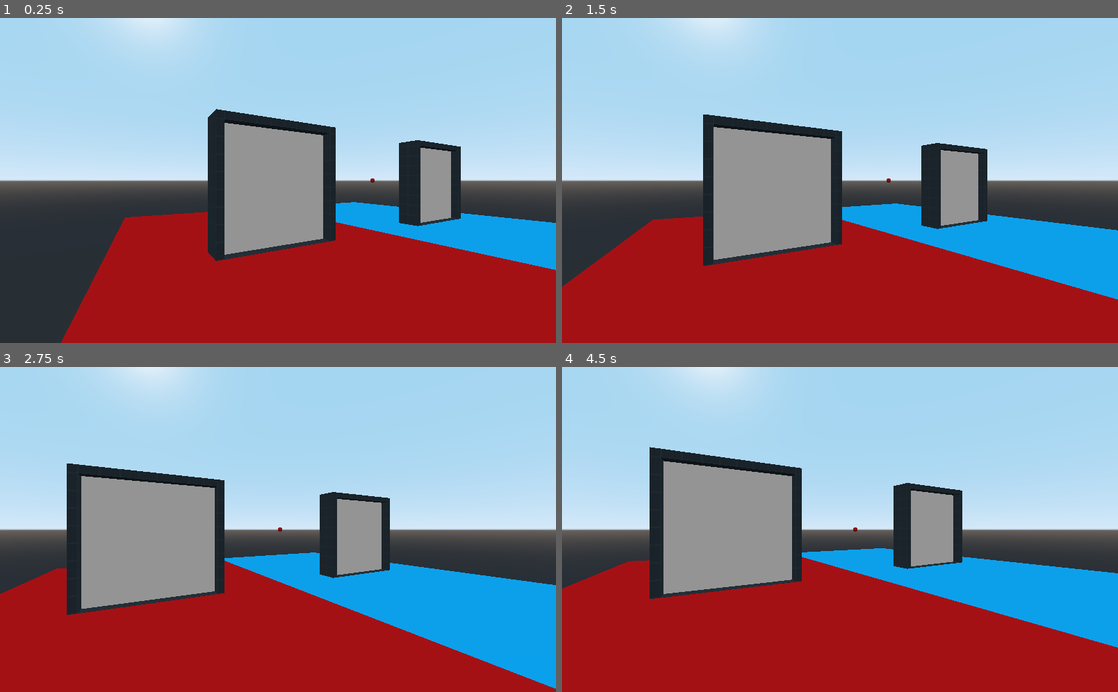
Above: before the commit, frames 1-4 (two rows, left to right).
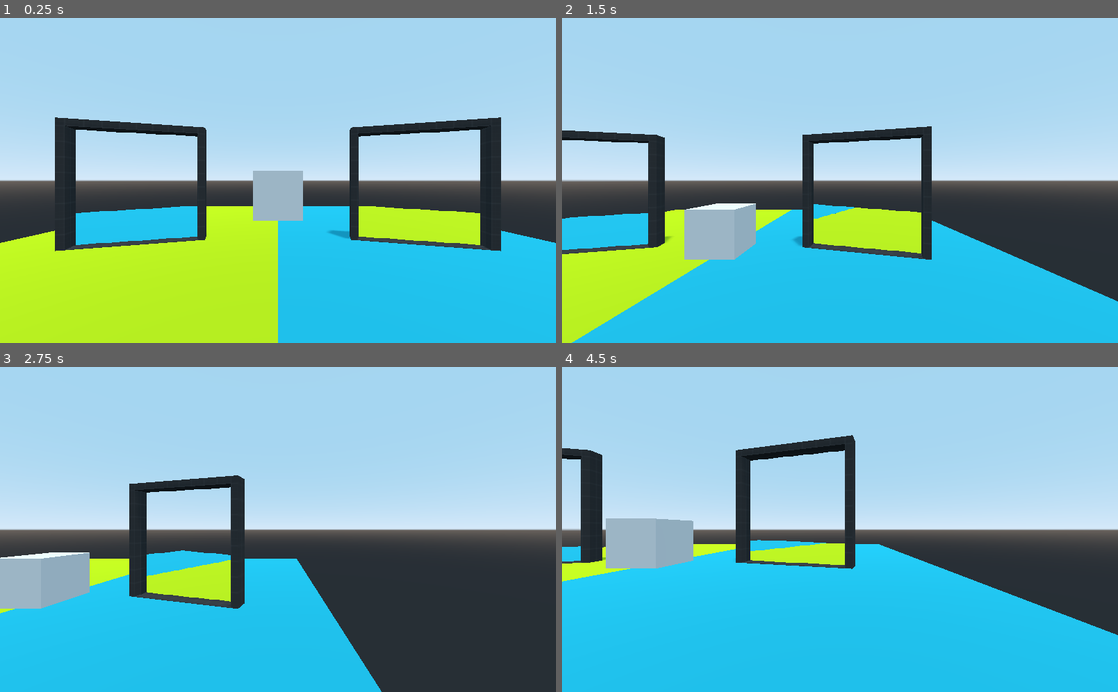
Above: after the commit, the same moments.

Repository: Boyquotes/Godot-Portals
Game: Godot game, scene res://Root.tscn
Two runs of this game, one before a commit and one after it. Both use one fixed random seed, a clock stepped at 60 frames per second and the inputs below.
Inputs (mouse positions are in pixels of both pictures, inside the frame that each line leads up to):
- Up to frame 1 (0.25 s): no input
- Up to frame 2 (1.5 s): move the mouse to (962, 164) at 0.52 s; hold D 0.53-1.25 s; hold Shift 0.53-1.25 s; tap E (Pickup, bound only after the commit) at 0.6 s; click (962, 164) at 0.67 s; tap Space at 0.77 s; drag from (728, 196) to (812, 245) at 1.27 s
- Up to frame 3 (2.75 s): tap Enter at 2 s; move the mouse to (333, 458) at 2.02 s; hold D from 2.03 s (still down); hold Shift from 2.03 s (still down); tap E (Pickup, bound only after the commit) at 2.1 s
- Up to frame 4 (4.5 s): release D at 2.75 s; release Shift at 2.75 s; drag from (812, 594) to (673, 480) at 2.77 s; tap Space at 3.5, 3.77 s; move the mouse to (1006, 578) at 3.52 s; hold A 3.53-4.25 s; hold C 3.53-4.25 s; tap Shift at 3.8 s; drag from (673, 480) to (756, 448) at 4.27 s

The runs differ from the first frame. In frame 1, 53% of the frame differs, in the area x 0-100%, y 0-100%; in frame 2, 50%; in frame 3, 51%; in frame 4, 57%.

Commit message:
Correct rendering
Started to implement actually travelling through portal

Diff:
--- a/Root.tscn
+++ b/Root.tscn
@@ -1,14 +1,17 @@
-[gd_scene load_steps=14 format=2]
-
-[ext_resource path="res://portal.gd" type="Script" id=1]
-[ext_resource path="res://test.tres" type="Material" id=2]
-[ext_resource path="res://test_b.tres" type="Material" id=3]
-[ext_resource path="res://portal.shader" type="Shader" id=4]
-[ext_resource path="res://freecam.gd" type="Script" id=5]
-[ext_resource path="res://test_a.tres" type="Material" id=6]
-
-[sub_resource type="CubeMesh" id=1]
-size = Vector3( 4, 4, 0.2 )
+[gd_scene load_steps=25 format=2]
+
+[ext_resource path="res://scripts/portal.gd" type="Script" id=1]
+[ext_resource path="res://materials/test.tres" type="Material" id=2]
+[ext_resource path="res://materials/test_b.tres" type="Material" id=3]
+[ext_resource path="res://shaders/portal.shader" type="Shader" id=4]
+[ext_resource path="res://scripts/freecam.gd" type="Script" id=5]
+[ext_resource path="res://materials/test_a.tres" type="Material" id=6]
+[ext_resource path="res://scripts/pickup.gd" type="Script" id=7]
+[ext_resource path="res://shaders/slice.shader" type="Shader" id=8]
+[ext_resource path="res://scripts/portal_traveller.gd" type="Script" id=9]
+
+[sub_resource type="QuadMesh" id=1]
+size = Vector2( 4, 4 )
 
 [sub_resource type="ViewportTexture" id=2]
 
@@ -16,51 +19,101 @@
 shader = ExtResource( 4 )
 shader_param/view_texture = SubResource( 2 )
 
-[sub_resource type="SphereMesh" id=4]
-radius = 0.2
-height = 0.4
-
-[sub_resource type="SpatialMaterial" id=5]
-albedo_color = Color( 1, 0, 0, 1 )
-
-[sub_resource type="ViewportTexture" id=6]
-
-[sub_resource type="ShaderMaterial" id=7]
+[sub_resource type="BoxShape" id=11]
+extents = Vector3( 2, 2, 4 )
+
+[sub_resource type="CubeMesh" id=10]
+size = Vector3( 4, 4, 0.1 )
+
+[sub_resource type="ViewportTexture" id=5]
+
+[sub_resource type="ShaderMaterial" id=6]
 shader = ExtResource( 4 )
-shader_param/view_texture = SubResource( 6 )
+shader_param/view_texture = SubResource( 5 )
+
+[sub_resource type="BoxShape" id=7]
+extents = Vector3( 0.8, 0.8, 0.8 )
+
+[sub_resource type="CubeMesh" id=8]
+size = Vector3( 1.6, 1.6, 1.6 )
+
+[sub_resource type="ShaderMaterial" id=9]
+shader = ExtResource( 8 )
+shader_param/enabled = false
+shader_param/slice_normal = Vector3( 0, 0, 0 )
+shader_param/slice_centre = Vector3( 0, 0, 0 )
+shader_param/color = Color( 1, 0.537255, 0, 1 )
+
+[sub_resource type="PlaneShape" id=12]
+plane = Plane( -1, 0, 0, 0 )
+
+[sub_resource type="PlaneShape" id=13]
+plane = Plane( 1, 0, 0, 0 )
+
+[sub_resource type="PlaneShape" id=14]
+plane = Plane( 0, 0, 1, 0 )
+
+[sub_resource type="PlaneShape" id=15]
+plane = Plane( 0, 0, -1, 0 )
+
+[sub_resource type="PlaneShape" id=16]
+plane = Plane( 0, -1, 0, 0 )
 
 [node name="Root" type="Spatial"]
 
+[node name="PlayerCamera" type="Camera" parent="."]
+transform = Transform( -1, 0, -8.74228e-08, 0, 1, 0, 8.74228e-08, 0, -1, 0, 0.25, -7 )
+current = true
+fov = 80.0
+size = 0.2
+near = 0.25
+script = ExtResource( 5 )
+
+[node name="RayCast" type="RayCast" parent="PlayerCamera"]
+enabled = true
+cast_to = Vector3( 0, 0, -3 )
+script = ExtResource( 7 )
+
+[node name="DirectionalLight" type="DirectionalLight" parent="."]
+transform = Transform( -0.866025, 0.482963, -0.12941, 0, 0.258819, 0.965926, 0.5, 0.836516, -0.224144, 0, 5, 0 )
+light_energy = 0.5
+shadow_enabled = true
+directional_shadow_mode = 0
+directional_shadow_depth_range = 1
+
 [node name="PortalA" type="MeshInstance" parent="."]
-transform = Transform( 1, 0, 0, 0, 1, 0, 0, 0, 1, -5, 0.01, 0 )
+transform = Transform( 0.965926, 0, -0.258819, 0, 1, 0, 0.258819, 0, 0.965926, -5, 0.01, 0 )
 layers = 262144
 mesh = SubResource( 1 )
 material/0 = SubResource( 3 )
 script = ExtResource( 1 )
 oppositePortalPath = NodePath("../PortalB")
-cameraMaster = true
-
-[node name="CameraHolder" type="MeshInstance" parent="PortalA"]
-transform = Transform( 0.866025, 0, -0.5, 0, 1, 0, 0.5, 0, 0.866025, -4, 0.25, 7 )
-mesh = SubResource( 4 )
-material/0 = SubResource( 5 )
-script = ExtResource( 5 )
-
-[node name="Camera" type="Camera" parent="PortalA/CameraHolder"]
+playerCameraPath = NodePath("../PlayerCamera")
 
 [node name="Viewport" type="Viewport" parent="PortalA"]
-size = Vector2( 1404, 645 )
+process_priority = 1
+size = Vector2( 1404, 859 )
 keep_3d_linear = true
+render_target_update_mode = 3
 
 [node name="Camera" type="Camera" parent="PortalA/Viewport"]
-transform = Transform( 0.866025, 0, -0.5, 0, 1, 0, 0.5, 0, 0.866025, -9, 0.26, 7 )
+transform = Transform( 0.965926, 0, -0.258819, 0, 1, 0, 0.258819, 0, 0.965926, -5, 0.01, 0 )
 cull_mask = 786431
 current = true
+fov = 80.0
+size = 4.0
+
+[node name="TravelArea" type="Area" parent="PortalA"]
+transform = Transform( 1, 0, 0, 0, 1, 0, 0, 0, 1, 0, 0, 0 )
+
+[node name="CollisionShape" type="CollisionShape" parent="PortalA/TravelArea"]
+shape = SubResource( 11 )
 
 [node name="Frame" type="CSGBox" parent="PortalA"]
+use_collision = true
 width = 4.5
 height = 4.5
-depth = 1.0
+depth = 0.5
 material = ExtResource( 2 )
 
 [node name="CSGCombiner" type="CSGCombiner" parent="PortalA/Frame"]
@@ -73,31 +126,36 @@
 material = ExtResource( 2 )
 
 [node name="PortalB" type="MeshInstance" parent="."]
-transform = Transform( 1, 0, 0, 0, 1, 0, 0, 0, 1, 5, 0.01, 0 )
+transform = Transform( 0.965926, 0, 0.258819, 0, 1, 0, -0.258819, 0, 0.965926, 5, 0.01, 0 )
 layers = 524288
-mesh = SubResource( 1 )
-material/0 = SubResource( 7 )
+mesh = SubResource( 10 )
+material/0 = SubResource( 6 )
 script = ExtResource( 1 )
 oppositePortalPath = NodePath("../PortalA")
-
-[node name="CameraHolder" type="MeshInstance" parent="PortalB"]
-transform = Transform( -0.866025, 0, 0.5, 0, 1, 0, -0.5, 0, -0.866025, 4, 0.25, -7 )
-mesh = SubResource( 4 )
-material/0 = SubResource( 5 )
+playerCameraPath = NodePath("../PlayerCamera")
 
 [node name="Viewport" type="Viewport" parent="PortalB"]
-size = Vector2( 1404, 645 )
+size = Vector2( 1404, 859 )
 keep_3d_linear = true
+render_target_update_mode = 3
 
 [node name="Camera" type="Camera" parent="PortalB/Viewport"]
-transform = Transform( -0.866025, 0, 0.5, 0, 1, 0, -0.5, 0, -0.866025, 9, 0.26, -7 )
+transform = Transform( -0.965926, 0, -0.258819, 0, 1, 0, 0.258819, 0, -0.965926, 5, 0.01, 0 )
 cull_mask = 524287
 current = true
+fov = 80.0
+
+[node name="TravelArea" type="Area" parent="PortalB"]
+transform = Transform( 1, 0, -1.49012e-08, 0, 1, 0, 1.49012e-08, 0, 1, 0, 0, 0 )
+
+[node name="CollisionShape" type="CollisionShape" parent="PortalB/TravelArea"]
+shape = SubResource( 11 )
 
 [node name="Frame" type="CSGBox" parent="PortalB"]
+use_collision = true
 width = 4.5
 height = 4.5
-depth = 1.0
+depth = 0.5
 material = ExtResource( 2 )
 
 [node name="CSGCombiner" type="CSGCombiner" parent="PortalB/Frame"]
@@ -109,14 +167,52 @@
 depth = 1.0
 material = ExtResource( 2 )
 
-[node name="CSGBox" type="CSGBox" parent="."]
+[node name="Box" type="RigidBody" parent="."]
+linear_damp = 0.2
+angular_damp = 1.0
+script = ExtResource( 9 )
+PortalAPath = NodePath("../PortalA")
+PortalBPath = NodePath("../PortalB")
+
+[node name="CollisionShape" type="CollisionShape" parent="Box"]
+shape = SubResource( 7 )
+
+[node name="MeshInstance" type="MeshInstance" parent="Box"]
+mesh = SubResource( 8 )
+material/0 = SubResource( 9 )
+
+[node name="FloorA" type="CSGBox" parent="."]
 transform = Transform( 1, 0, 0, 0, 1, 0, 0, 0, 1, -5, -3, 0 )
+use_collision = true
 width = 10.0
 depth = 20.0
 material = ExtResource( 6 )
 
-[node name="CSGBox2" type="CSGBox" parent="."]
+[node name="FloorB" type="CSGBox" parent="."]
 transform = Transform( 1, 0, 0, 0, 1, 0, 0, 0, 1, 5, -3, 0 )
+use_collision = true
 width = 10.0
 depth = 20.0
 material = ExtResource( 3 )
+
+[node name="Boundary" type="StaticBody" parent="."]
+
+[node name="CollisionShape" type="CollisionShape" parent="Boundary"]
+transform = Transform( 1, 0, 0, 0, 1, 0, 0, 0, 1, 10, 4, 0 )
+shape = SubResource( 12 )
+
+[node name="CollisionShape2" type="CollisionShape" parent="Boundary"]
+transform = Transform( 1, 0, 0, 0, 1, 0, 0, 0, 1, -10, 4, 0 )
+shape = SubResource( 13 )
+
+[node name="CollisionShape3" type="CollisionShape" parent="Boundary"]
+transform = Transform( 1, 0, 0, 0, 1, 0, 0, 0, 1, 0, 4, -10 )
+shape = SubResource( 14 )
+
+[node name="CollisionShape4" type="CollisionShape" parent="Boundary"]
+transform = Transform( 1, 0, 0, 0, 1, 0, 0, 0, 1, 0, 4, 10 )
+shape = SubResource( 15 )
+
+[node name="CollisionShape5" type="CollisionShape" parent="Boundary"]
+transform = Transform( 1, 0, 0, 0, 1, 0, 0, 0, 1, 0, 10, 0 )
+shape = SubResource( 16 )
--- a/test.tres
+++ b/materials/test.tres
@@ -1,6 +1,6 @@
 [gd_resource type="SpatialMaterial" load_steps=2 format=2]
 
-[ext_resource path="res://texture_01.png" type="Texture" id=1]
+[ext_resource path="res://textures/texture_01.png" type="Texture" id=1]
 
 [resource]
 albedo_texture = ExtResource( 1 )
--- a/test_b.tres
+++ b/materials/test_a.tres
@@ -1,5 +1,5 @@
 [gd_resource type="SpatialMaterial" format=2]
 
 [resource]
-albedo_color = Color( 0, 0.764706, 1, 1 )
+albedo_color = Color( 0.0941176, 0.709804, 0.811765, 1 )
 uv1_triplanar = true
--- a/test_a.tres
+++ b/materials/test_b.tres
@@ -1,5 +1,5 @@
 [gd_resource type="SpatialMaterial" format=2]
 
 [resource]
-albedo_color = Color( 1, 0, 0, 1 )
+albedo_color = Color( 0.760784, 0.882353, 0.0509804, 1 )
 uv1_triplanar = true
--- a/portal.gd
+++ /dev/null
@@ -1,25 +0,0 @@
-tool
-extends MeshInstance
-
-export(NodePath) var oppositePortalPath
-onready var oppositePortal = get_node(oppositePortalPath)
-
-export(bool) var cameraMaster = false
-
-func _ready():
-	self.get_surface_material(0).set_shader_param("view_texture", oppositePortal.get_node("Viewport").get_texture())
-	#self.get_surface_material(0).set_shader_param("view_texture", self.get_node("Viewport").get_texture())
-	return
-
-func _process(delta):
-	self.get_node("Viewport").size = get_viewport().size
-
-	if !cameraMaster:
-		var trans: Transform = oppositePortal.global_transform.inverse() * oppositePortal.get_node("CameraHolder").global_transform
-		var up := Vector3(0, 1, 0)
-		trans = trans.rotated(up, PI)
-		self.get_node("CameraHolder").global_transform = self.global_transform * trans
-
-	self.get_node("Viewport/Camera").global_transform = self.get_node("CameraHolder").global_transform
-
-	return
--- a/project.godot
+++ b/project.godot
@@ -14,6 +14,14 @@
 run/main_scene="res://Root.tscn"
 config/icon="res://icon.png"
 
+[input]
+
+Pickup={
+"deadzone": 0.5,
+"events": [ Object(InputEventKey,"resource_local_to_scene":false,"resource_name":"","device":0,"alt":false,"shift":false,"control":false,"meta":false,"command":false,"pressed":false,"scancode":69,"unicode":0,"echo":false,"script":null)
+ ]
+}
+
 [physics]
 
 common/enable_pause_aware_picking=true
--- a/freecam.gd
+++ b/scripts/freecam.gd
@@ -1,6 +1,6 @@
 extends Spatial
 
-export(float) var move_speed = 1.0
+export(float) var move_speed = 3.0
 
 var mouse_target = null
 var player = null
@@ -74,6 +74,6 @@
 	if Input.is_key_pressed(KEY_C):
 		 target_speed -= Vector3.UP
 
-	camera.translation += target_speed.normalized() * (move_speed + (int(Input.is_key_pressed(KEY_SHIFT))*2)) * (delta * 1)
+	camera.translation += target_speed.normalized() * (move_speed + (int(Input.is_key_pressed(KEY_SHIFT))*3)) * (delta * 1)
 
 	return
--- /dev/null
+++ b/scripts/pickup.gd
@@ -0,0 +1,22 @@
+extends RayCast
+
+var holding = false
+var heldBody : RigidBody
+
+func _physics_process(delta):
+	if Input.is_action_just_pressed("Pickup"):
+		if !holding:
+			var col = self.get_collider()
+			if col is RigidBody:
+				heldBody = col
+				holding = true
+		else:
+			holding = false
+
+	if holding:
+		var targetPos = to_global(self.cast_to)
+		var diff = targetPos - heldBody.global_transform.origin
+		var drag = -heldBody.linear_velocity
+		heldBody.add_central_force((diff * 200.0) + (drag * 1000.0) * delta)
+
+	return
--- /dev/null
+++ b/scripts/portal.gd
@@ -0,0 +1,29 @@
+#tool
+extends MeshInstance
+
+export(NodePath) var oppositePortalPath
+onready var oppositePortal = get_node(oppositePortalPath)
+
+export(NodePath) var playerCameraPath
+onready var playerCamera = get_node(playerCameraPath)
+
+onready var viewport = self.get_node("Viewport")
+onready var camera = self.get_node("Viewport/Camera")
+
+func _ready():
+	self.get_surface_material(0).set_shader_param("view_texture", oppositePortal.get_node("Viewport").get_texture())
+	return
+
+func _process(_delta):
+	self.get_node("Viewport").size = Vector2(get_viewport().size.x, get_viewport().size.y)
+
+	# Set camera position to match players view through opposite portal
+	var trans = oppositePortal.global_transform.inverse() * playerCamera.global_transform
+	trans = trans.rotated(Vector3(0, 1, 0), PI)
+	camera.global_transform = (self.global_transform * trans)
+
+	#var offset = to_local(camera.global_transform.origin)
+	#camera.frustum_offset = Vector2(-offset.x, -offset.y)
+	#camera.set_frustum(4, Vector2(-offset.x, -offset.y), offset.length()*1, 1000.0)
+
+	return
--- /dev/null
+++ b/scripts/portal_traveller.gd
@@ -0,0 +1,57 @@
+extends RigidBody
+
+# TODO: Move script to portal area node, should make this scale better
+
+export(NodePath) var PortalAPath
+onready var portalA = get_node(PortalAPath)
+
+export(NodePath) var PortalBPath
+onready var portalB = get_node(PortalBPath)
+
+var entrySide
+
+var previousSide
+var previousPortal
+
+func _ready():
+	return
+
+func _process(delta):
+	var distA = (portalA.global_transform.origin - self.global_transform.origin).length()
+	var distB = (portalB.global_transform.origin - self.global_transform.origin).length()
+
+	var closestPortal
+	var oppositePortal
+	if (distA < distB):
+		closestPortal = portalA
+		oppositePortal = portalB
+	else:
+		closestPortal = portalB
+		oppositePortal = portalA
+
+	var currentSide = sign(closestPortal.to_local(self.global_transform.origin).z)
+
+	if closestPortal != previousPortal or currentSide != previousSide:
+		entrySide = currentSide
+
+	if closestPortal.get_node("TravelArea").overlaps_body(self):
+		var portalNormal = closestPortal.global_transform.basis.z
+		$MeshInstance.get_surface_material(0).set_shader_param("slice_centre", closestPortal.global_transform.origin)
+		$MeshInstance.get_surface_material(0).set_shader_param("slice_normal", portalNormal * -entrySide)
+		$MeshInstance.get_surface_material(0).set_shader_param("enabled", true)
+
+		if currentSide != previousSide:
+			var trans = closestPortal.global_transform.inverse() * self.global_transform
+			trans = trans.rotated(Vector3(0, 1, 0), PI)
+			var localVelocity = self.global_transform.basis.xform_inv(self.linear_velocity)
+			self.global_transform = (oppositePortal.global_transform * trans)
+			self.linear_velocity = self.global_transform.basis.xform(localVelocity)
+
+			entrySide = sign(oppositePortal.to_local(self.global_transform.origin).z)
+	else:
+		$MeshInstance.get_surface_material(0).set_shader_param("enabled", false)
+
+	previousPortal = closestPortal
+	previousSide = currentSide
+
+	return
--- a/portal.shader
+++ b/shaders/portal.shader
@@ -5,4 +5,5 @@
 
 void fragment () {
 	ALBEDO = texture(view_texture, SCREEN_UV).rgb;
+	//ALBEDO = texture(view_texture, vec2(UV.x, 1f - UV.y)).rgb;
 }
--- /dev/null
+++ b/shaders/slice.shader
@@ -0,0 +1,23 @@
+shader_type spatial;
+render_mode world_vertex_coords, depth_draw_alpha_prepass, cull_disabled;
+
+uniform bool enabled = false;
+
+uniform vec3 slice_normal;
+uniform vec3 slice_centre;
+
+uniform vec4 color : hint_color;
+
+varying vec3 world_pos;
+
+void vertex () {
+	world_pos = VERTEX;
+}
+
+void fragment () {
+	if (enabled && dot(slice_normal, world_pos - slice_centre) > 0f) {
+		discard;
+	}
+
+	ALBEDO = color.rgb;
+}
Renamed: texture_01.png -> textures/texture_01.png
Not shown, changed: textures/texture_01.png.import
